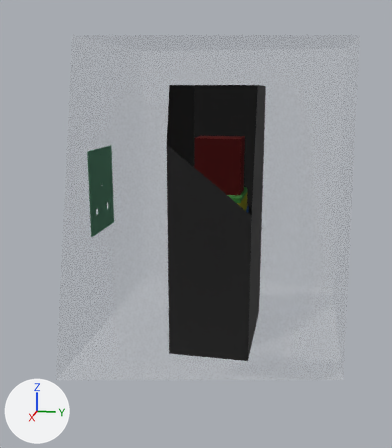
The glTF model assemblies/compute-container/defense-ac/assembly.glb: old version first, new version second.
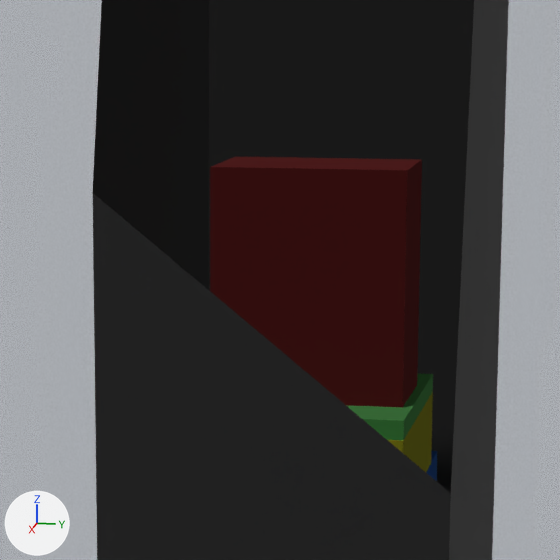
There are two pictures of each version: one whole from a 50 mm lens placed at (5193.0, 803.0, 2431.0), pointed at (116.0, -212.0, 1161.0), one close up on the part from 37% to 71% of the width and 22% to 52% of the height. Lighting does not change. The marker at lower left points along +X, +Y and +Z. The last two pictures show the newer version. Everything nearer to the camera than a plane just in front of the edit is cut away. Where no turn or scale is listed for an object, it has been applied to the vertices.

In view in the first close-up: 'CMP-CDU-001', 'CMP-PDU-001#1', 'CMP-PDU-001#2', 'CMP-PDU-001#3', 'CMP-PDU-001#4', 'CMP-PDU-001#5', 'CMP-PDU-001#6', 'CMP-RACK-001', 'CMP-SWITCH-001', 'container_shell' and 1 more.
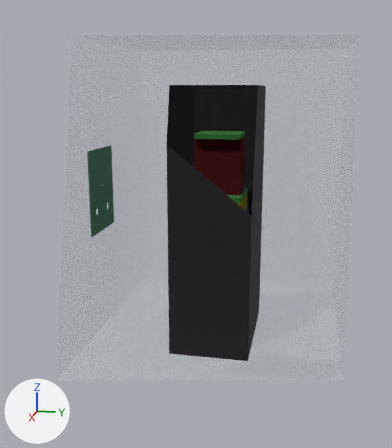
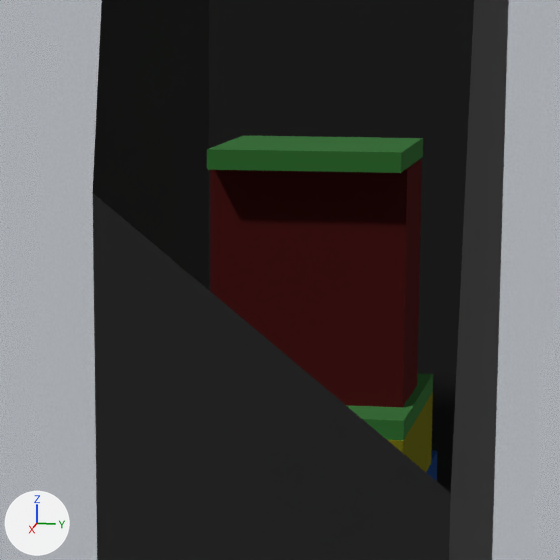
The change, as a list of edits to the scene's bpy script:
```text
Add me_cmp_switch_003:
    me_cmp_switch_003.from_pydata(...)  # a box spanning x -216.0..216.0, y -214.0..214.0, z -22.0..22.0
    me_cmp_switch_003.materials.append(mat_mat_4)  # green #66b366
Add ob_cmp_switch_003:
    ob_cmp_switch_003 = bpy.data.objects.new('CMP-SWITCH-003', me_cmp_switch_003)
    ob_cmp_switch_003.location = (0.0, 0.0, 2018.0)
```

Location of each change, [x1, y1, x2, y2] in pixels of the close-ups (560 x 560 px):
'CMP-SWITCH-003', added (green)
    after: [207, 136, 423, 173]
